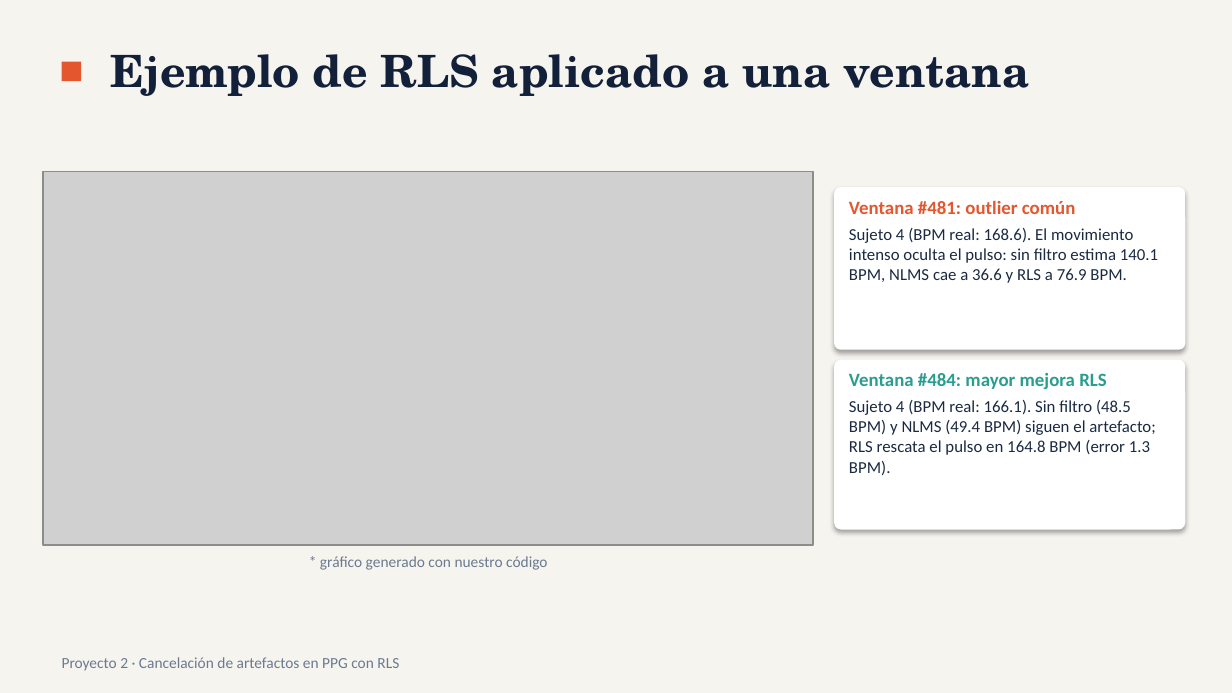
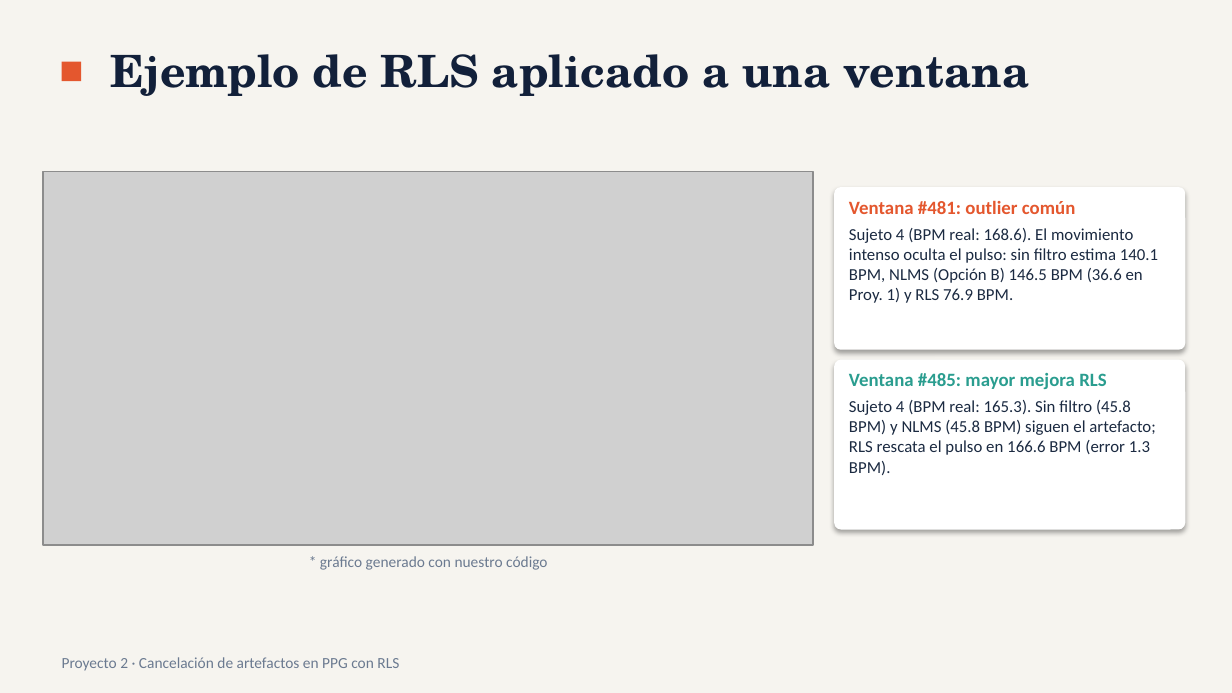
Before and after one commit to ItoRalde/ITBA_PAdSA_Proyecto_2, a slide deck: slide 9 of Presentacion_Proyecto_2_RLS.pptx. Drawn at 1232x693 pixels with LibreOffice and Linux fonts; fonts in the diff are those of the drawing; grey boxes stand for pictures. Boxes give left, top, right and bottom in pixels: in the first picture for what was removed or moved away, otherwise in the second. Text is boxed around its words. In the diff, an @@ line names an element or a change of style, - is before the commit and + after.

```diff
--- a/Presentacion_Proyecto_2_RLS.pptx
+++ b/Presentacion_Proyecto_2_RLS.pptx
@@ text at <box>849,228,1158,303</box>: text changed @@
-Sujeto 4 (BPM real: 168.6). El movimiento intenso oculta el pulso: sin filtro estima 140.1 BPM, NLMS cae a 36.6 y RLS a 76.9 BPM.
+Sujeto 4 (BPM real: 168.6). El movimiento intenso oculta el pulso: sin filtro estima 140.1 BPM, NLMS (Opción B) 146.5 BPM (36.6 en Proy. 1) y RLS 76.9 BPM.
@@ text at <box>849,373,1155,475</box>: text changed @@
-Ventana #484: mayor mejora RLS
-Sujeto 4 (BPM real: 166.1). Sin filtro (48.5 BPM) y NLMS (49.4 BPM) siguen el artefacto; RLS rescata el pulso en 164.8 BPM (error 1.3 BPM).
+Ventana #485: mayor mejora RLS
+Sujeto 4 (BPM real: 165.3). Sin filtro (45.8 BPM) y NLMS (45.8 BPM) siguen el artefacto; RLS rescata el pulso en 166.6 BPM (error 1.3 BPM).
```
Also in this commit, not shown: 4 other slides changed, 14 other files.
